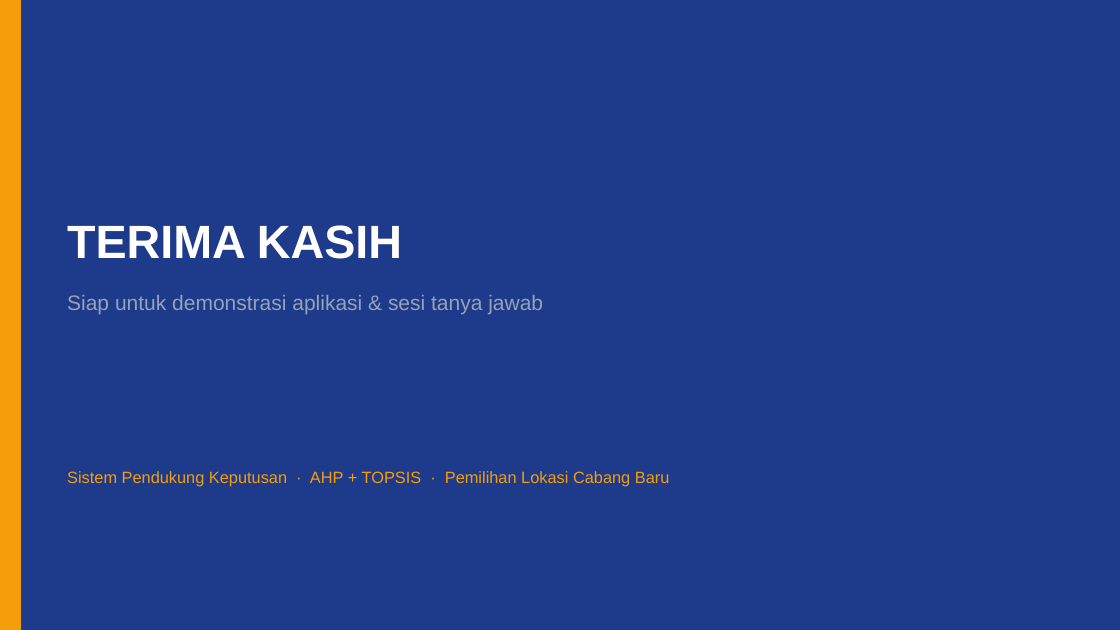
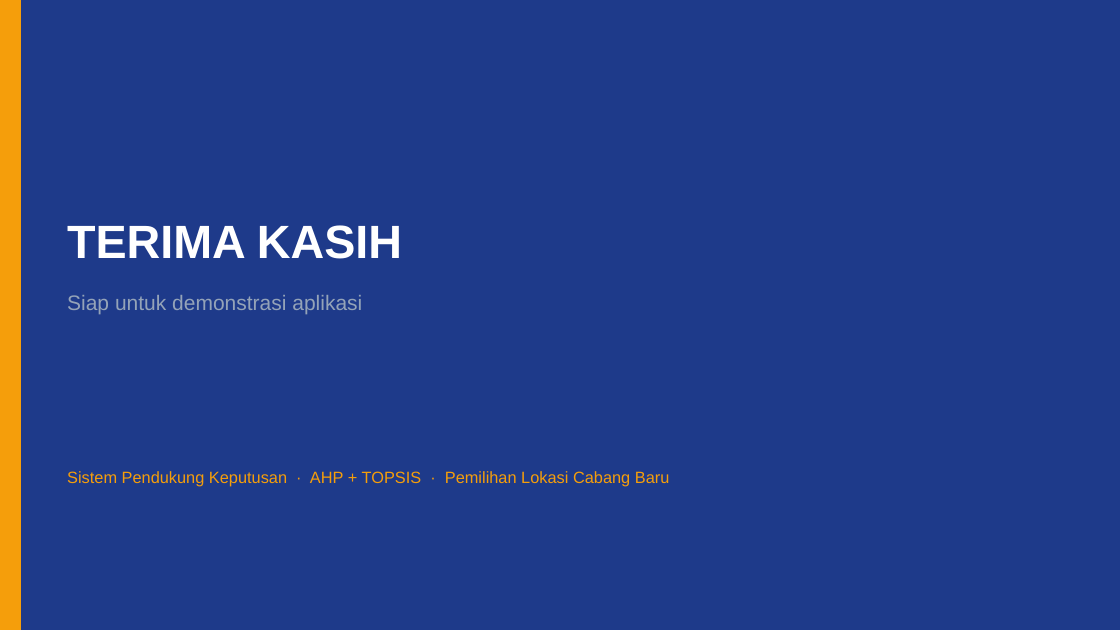
Before and after one commit to AndreasAndityaTI/tugas_spk, a slide deck: slide 12 of Presentasi_SPK_Pemilihan_Lokasi_Cabang_Baru.pptx. Drawn at 1120x630 pixels with LibreOffice and Linux fonts; fonts in the diff are those of the drawing. Boxes give left, top, right and bottom in pixels: in the first picture for what was removed or moved away, otherwise in the second. Text is boxed around its words. In the diff, an @@ line names an element or a change of style, - is before the commit and + after.

Commit message:
first commit12

```diff
--- a/Presentasi_SPK_Pemilihan_Lokasi_Cabang_Baru.pptx
+++ b/Presentasi_SPK_Pemilihan_Lokasi_Cabang_Baru.pptx
@@ text at (67, 295, 362, 315): text changed @@
-Siap untuk demonstrasi aplikasi & sesi tanya jawab
+Siap untuk demonstrasi aplikasi
```
